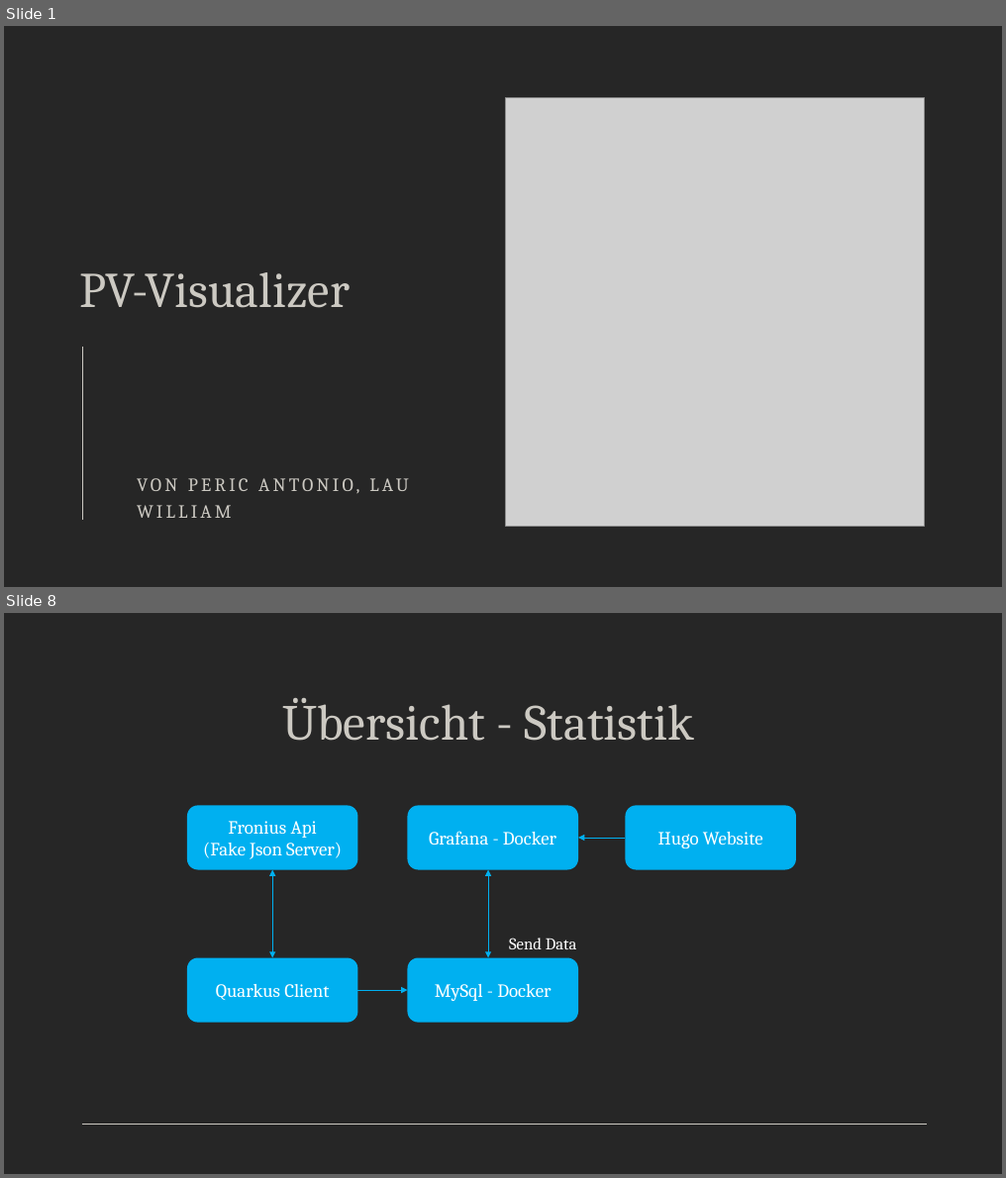
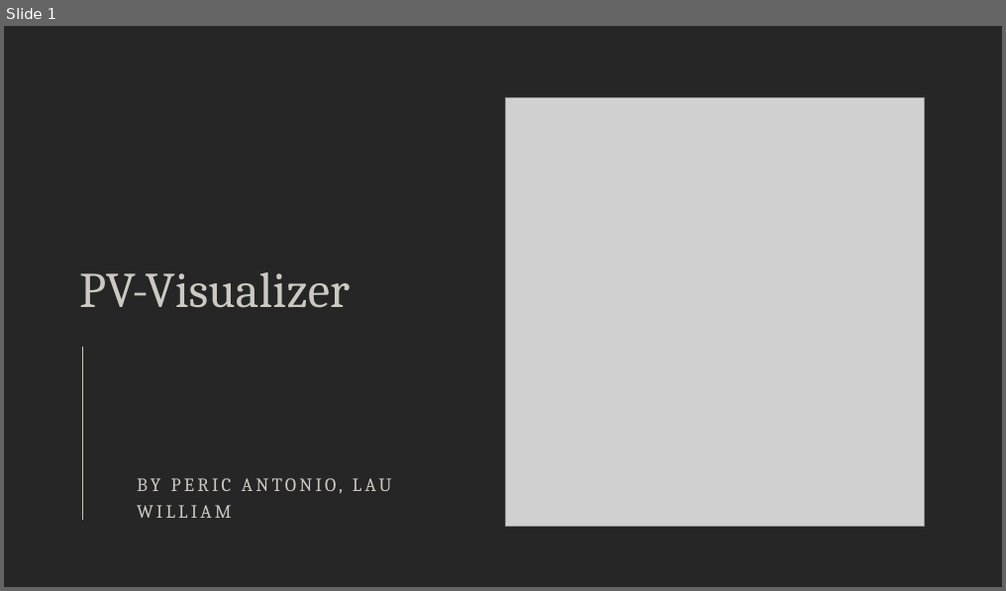
Before and after one commit to Team-Pv-Visualizer/PV-Visualizer, a slide deck: Documents/PVV-Visualizer.pptx. Shown one above the other, each under a label of ours: slides 1 and 8 before the commit, slide 1 after it; the slides between them are not shown. The pictures are 1006x1178 and 1006x591 pixels, drawn with LibreOffice and Linux fonts; fonts in the diff are those of the drawing; grey boxes stand for pictures. Boxes give left, top, right and bottom in pixels: in the first picture for what was removed or moved away, otherwise in the second. Text is boxed around its words. In the diff, an @@ line names an element or a change of style, - is before the commit and + after.

```diff
--- a/Documents/PVV-Visualizer.pptx
+++ b/Documents/PVV-Visualizer.pptx
@@ slide 8 removed at (x1=4, y1=613, x2=1002, y2=1174), background #262626 @@
@@ title removed at (x1=282, y1=698, x2=694, y2=741) @@
-Übersicht - Statistik
@@ rounded rectangle removed at (x1=187, y1=805, x2=358, y2=869) @@
-Fronius Api
-(Fake Json Server)
@@ rounded rectangle removed at (x1=408, y1=805, x2=578, y2=869) @@
-Grafana - Docker
@@ rounded rectangle removed at (x1=626, y1=805, x2=796, y2=869) @@
-Hugo Website
@@ arrow removed from (626, 838) to (578, 838) @@
@@ double arrow removed from (272, 959) to (272, 869) @@
@@ double arrow removed from (488, 959) to (488, 869) @@
@@ text removed at (x1=509, y1=938, x2=577, y2=950) @@
-Send Data
@@ rounded rectangle removed at (x1=187, y1=959, x2=358, y2=1023) @@
-Quarkus Client
@@ rounded rectangle removed at (x1=408, y1=959, x2=578, y2=1023) @@
-MySql - Docker
@@ arrow removed from (358, 990) to (408, 990) @@
@@ line removed from (82, 1125) to (927, 1125) @@
@@ slide 1 changed as well @@
@@ subtitle at (x1=137, y1=478, x2=392, y2=518): text changed @@
-VON PERIC ANTONIO, LAU WILLIAM
+BY PERIC ANTONIO, LAU WILLIAM
```
Also in this commit, not shown: 2 other slides changed, 15 slides added, 19 other slides removed, 1 other file.
